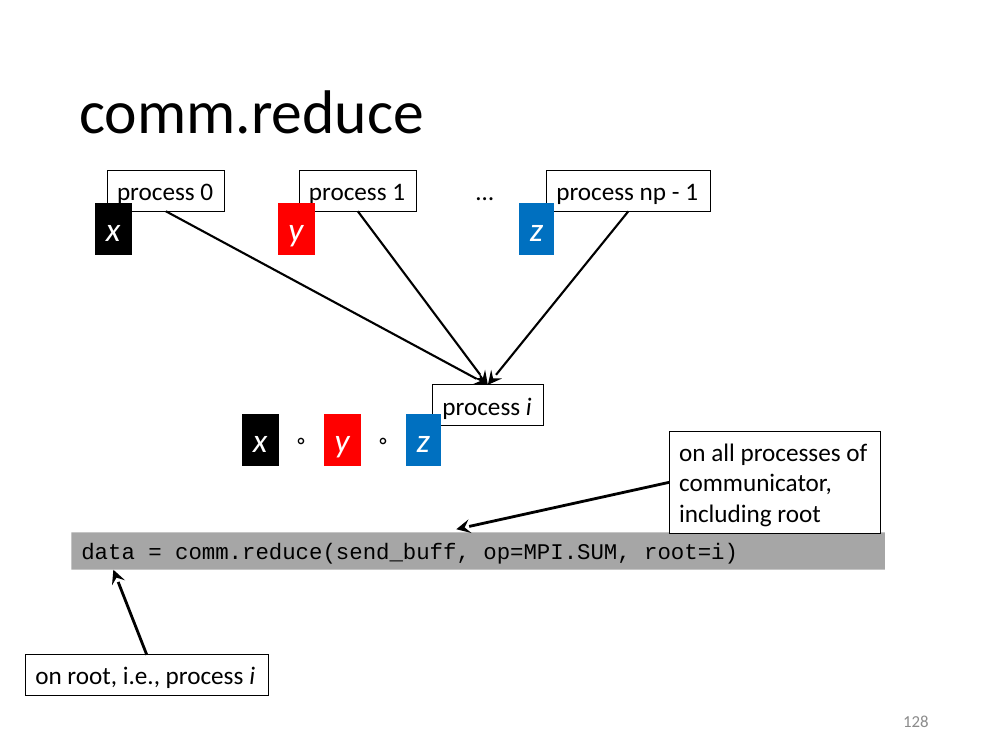
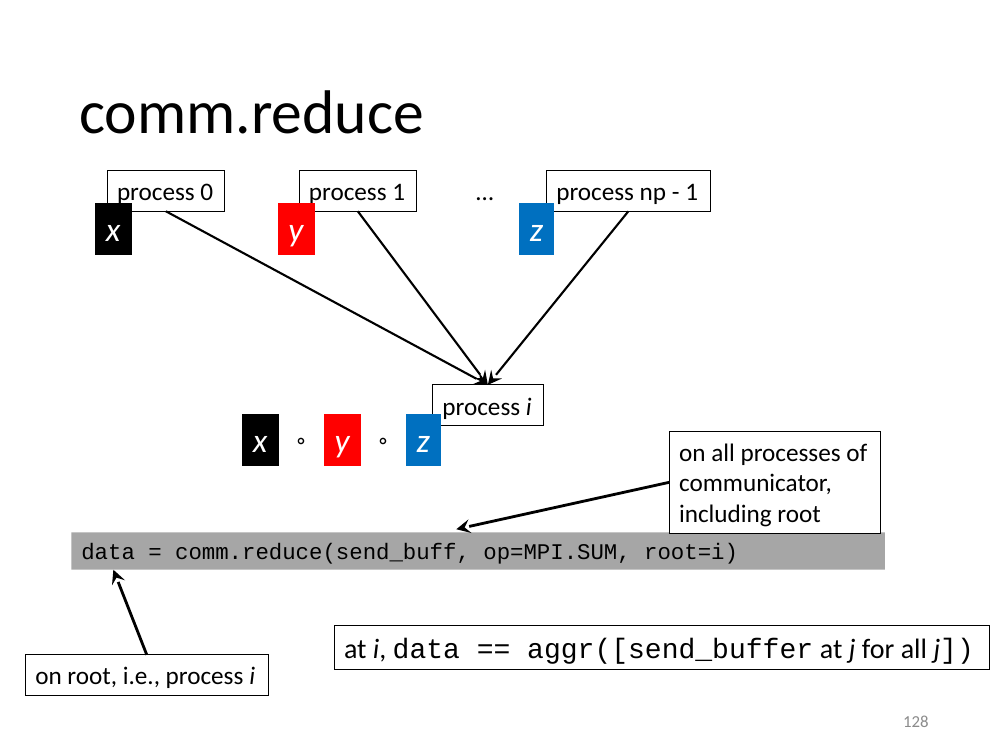
Before and after one commit to gjbex/training-material, a slide deck: slide 128 of Python/python_hpc.pptx. Drawn at 1008x756 pixels with LibreOffice and Linux fonts; fonts in the diff are those of the drawing. Boxes give left, top, right and bottom in pixels: in the first picture for what was removed or moved away, otherwise in the second. Text is boxed around its words. In the diff, an @@ line names an element or a change of style, - is before the commit and + after.

```diff
--- a/Python/python_hpc.pptx
+++ b/Python/python_hpc.pptx
@@ rectangle added at box(334, 625, 989, 669), outline #000000 0.75 pt, 20 pt, text #000000 @@
+at i, data == aggr([send_buffer at j for all j])
```
Also in this commit, not shown: 6 other slides changed.
